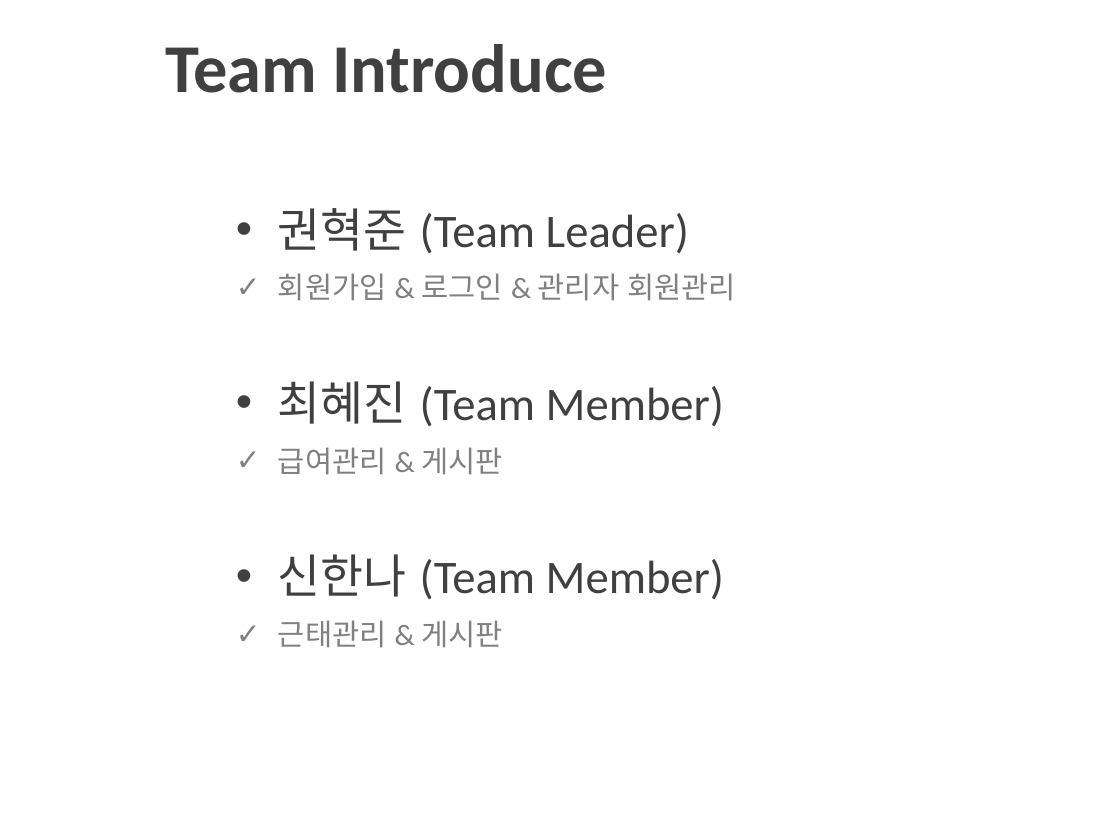
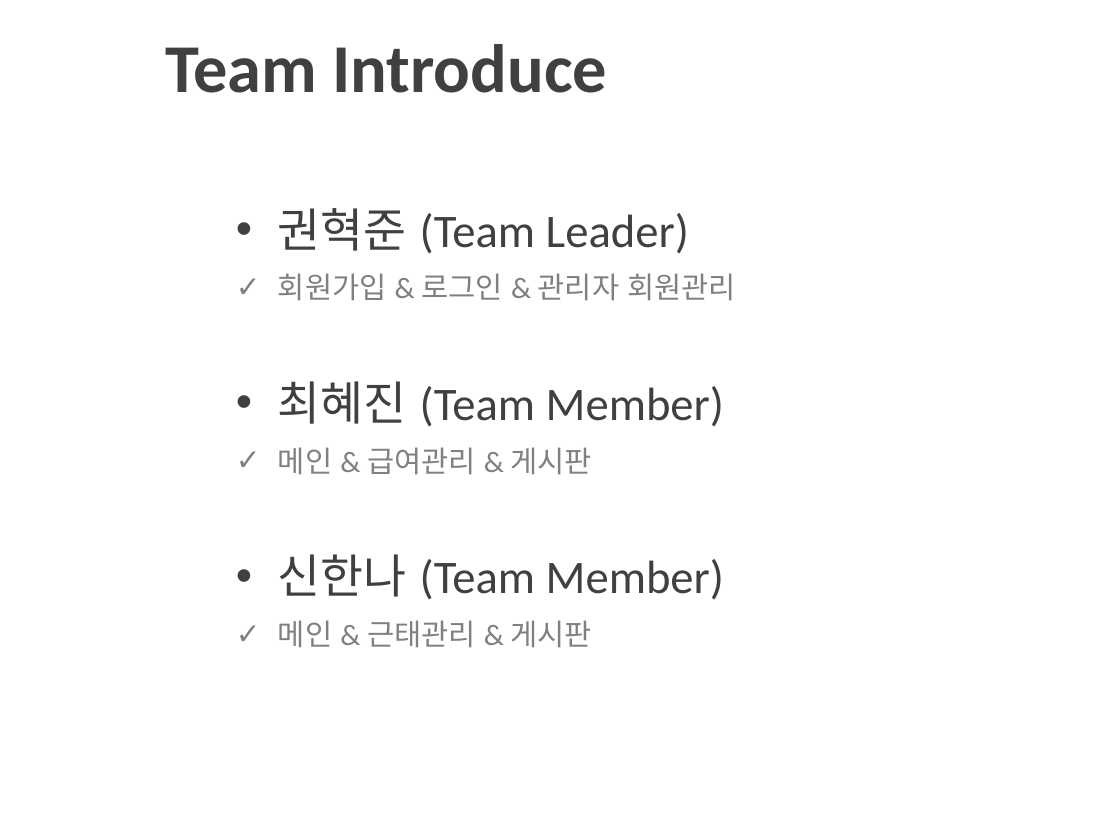
Before and after one commit to itbanked/H_Project, a slide deck: slide 2 of Info/AprilProject_PPT.pptx. Drawn at 1120x840 pixels with LibreOffice and Linux fonts; fonts in the diff are those of the drawing; background and template pictures are left out. Boxes give left, top, right and bottom in pixels: in the first picture for what was removed or moved away, otherwise in the second. Text is boxed around its words. In the diff, an @@ line names an element or a change of style, - is before the commit and + after.

```diff
--- a/Info/AprilProject_PPT.pptx
+++ b/Info/AprilProject_PPT.pptx
@@ text at (x1=278, y1=447, x2=592, y2=475): text changed @@
-✓ 급여관리 & 게시판
+✓ 메인 & 급여관리 & 게시판
@@ text at (x1=278, y1=620, x2=592, y2=648): text changed @@
-✓ 근태관리 & 게시판
+✓ 메인 & 근태관리 & 게시판
```
Also in this commit, not shown: 6 other slides changed, 6 slides added, 12 slides removed, 2 other files.
